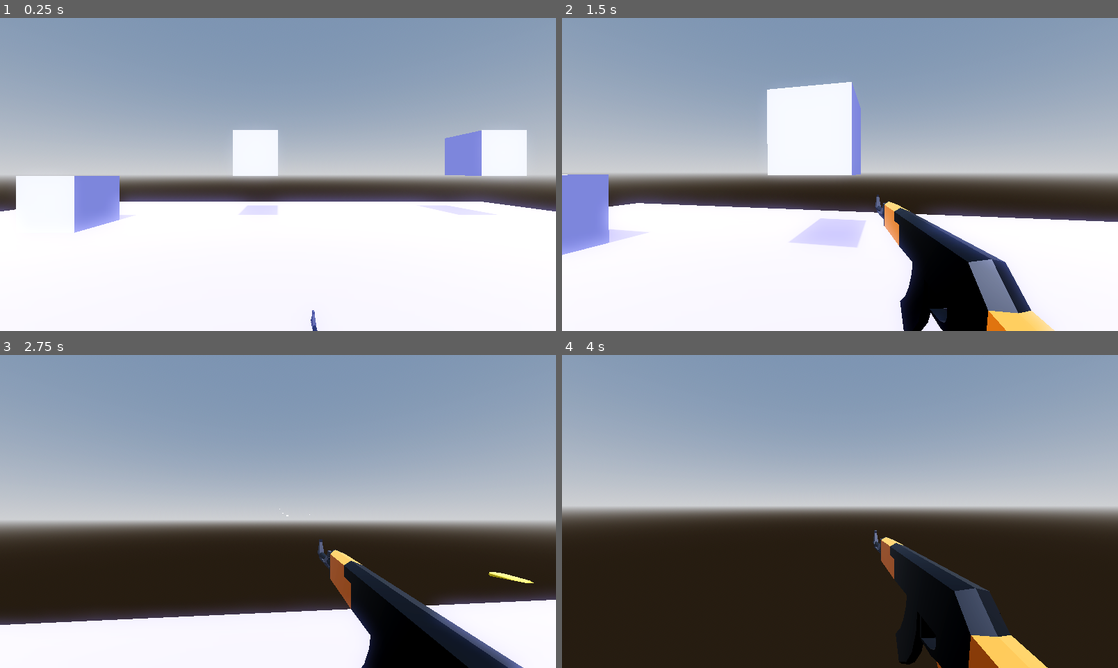
Above: before the commit, frames 1-4 (two rows, left to right).
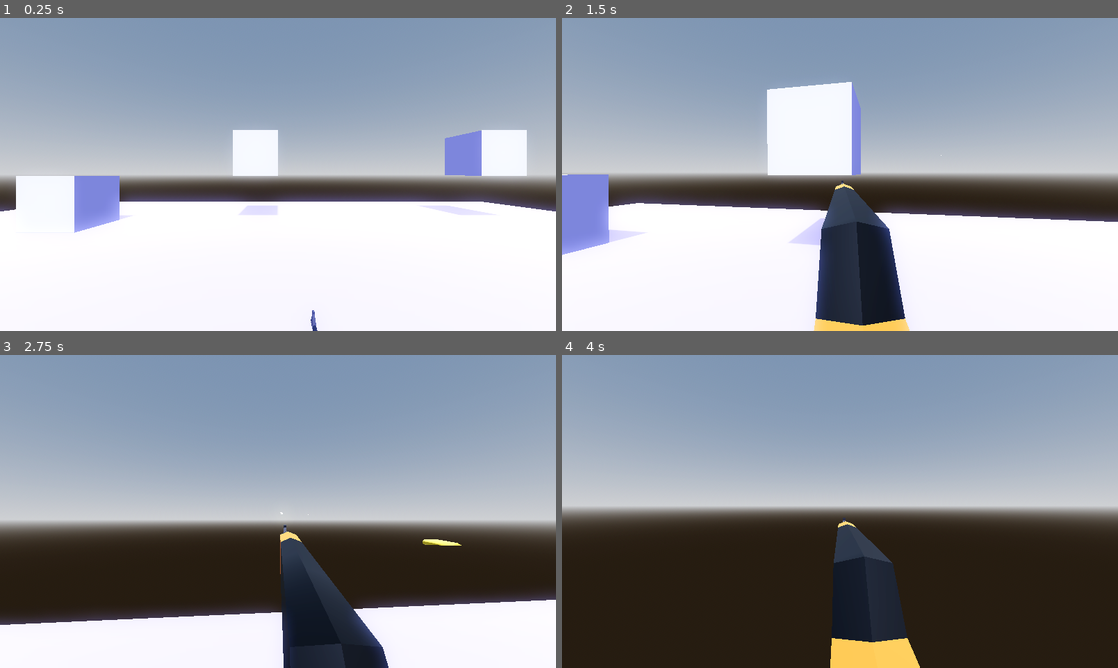
Above: after the commit, the same moments.

Repository: Dragon20C/Modular-Weapon-System-2
Game: Godot game, scene res://Data/Scenes/main.tscn
Same seed, same stepped clock (60 frames per second), same inputs: the game is played once before the commit and once after it.
Inputs (mouse positions are in pixels of both pictures, inside the frame that each line leads up to):
- Up to frame 1 (0.25 s): no input
- Up to frame 2 (1.5 s): tap Enter (ui_accept) at 0.5, 0.77 s; move the mouse to (867, 174) at 0.52 s; press the mouse at (867, 174) at 0.53 s; hold W (forward) from 0.53 s (still down); right-click (867, 174) at 0.8 s; move the mouse to (812, 174) at 1.27 s; release the mouse at (812, 174) at 1.28 s; right-click (812, 174) at 1.35 s
- Up to frame 3 (2.75 s): keep holding W (forward); tap Enter (ui_accept) at 1.52 s; click (250, 511) at 1.55 s; move the mouse to (289, 505) at 2.02 s; press the mouse at (289, 505) at 2.03 s; right-click (289, 505) at 2.3 s
- Up to frame 4 (4 s): keep holding W (forward); move the mouse to (834, 517) at 2.77 s; release the mouse at (834, 517) at 2.78 s; tap R (r_key) at 2.85 s; tap Enter (ui_accept) at 3.02, 3.77 s; click (834, 517) at 3.05 s; move the mouse to (878, 514) at 3.52 s; hold Mouse wheel down (scroll_down) from 3.53 s (still down); right-click (878, 514) at 3.8 s

The runs differ from the first frame. In frame 2, 12% of the frame differs, in the area x 45-89%, y 43-100%; in frame 3, 10%; in frame 4, 9.6%.

Commit message:
Added ads to the player and also refactored the head and view bobbing code to make it less repetitive.

Diff:
--- a/Data/Assets/Weapon models/ak_47.tscn
+++ b/Data/Assets/Weapon models/ak_47.tscn
@@ -144,7 +144,7 @@
 "times": PackedFloat32Array(0, 0.4),
 "transitions": PackedFloat32Array(1, 1),
 "update": 0,
-"values": [Vector3(0, 0, -0.1), Vector3(0, 0, 0)]
+"values": [Vector3(0, 0, -0.05), Vector3(0, 0, 0)]
 }
 tracks/1/type = "value"
 tracks/1/imported = false
@@ -168,7 +168,7 @@
 "times": PackedFloat32Array(0, 0.4),
 "transitions": PackedFloat32Array(1, 1),
 "update": 0,
-"values": [Vector3(0, 0, -0.1), Vector3(0, 0, 0)]
+"values": [Vector3(0, 0, -0.05), Vector3(0, 0, 0)]
 }
 tracks/3/type = "value"
 tracks/3/imported = false
@@ -207,6 +207,69 @@
 "args": [],
 "method": &"restart"
 }]
+}
+
+[sub_resource type="Animation" id="Animation_jh3hh"]
+length = 0.001
+tracks/0/type = "value"
+tracks/0/imported = false
+tracks/0/enabled = true
+tracks/0/path = NodePath("AK_47:position")
+tracks/0/interp = 1
+tracks/0/loop_wrap = true
+tracks/0/keys = {
+"times": PackedFloat32Array(0),
+"transitions": PackedFloat32Array(1),
+"update": 0,
+"values": [Vector3(0, 0, 0)]
+}
+tracks/1/type = "value"
+tracks/1/imported = false
+tracks/1/enabled = true
+tracks/1/path = NodePath("AK_47:rotation")
+tracks/1/interp = 1
+tracks/1/loop_wrap = true
+tracks/1/keys = {
+"times": PackedFloat32Array(0),
+"transitions": PackedFloat32Array(1),
+"update": 0,
+"values": [Vector3(0, 0, 0)]
+}
+tracks/2/type = "value"
+tracks/2/imported = false
+tracks/2/enabled = true
+tracks/2/path = NodePath("AK_Mag:position")
+tracks/2/interp = 1
+tracks/2/loop_wrap = true
+tracks/2/keys = {
+"times": PackedFloat32Array(0),
+"transitions": PackedFloat32Array(1),
+"update": 0,
+"values": [Vector3(0, 0, 0)]
+}
+tracks/3/type = "value"
+tracks/3/imported = false
+tracks/3/enabled = true
+tracks/3/path = NodePath("AK_Mag:rotation")
+tracks/3/interp = 1
+tracks/3/loop_wrap = true
+tracks/3/keys = {
+"times": PackedFloat32Array(0),
+"transitions": PackedFloat32Array(1),
+"update": 0,
+"values": [Vector3(0, 0, 0)]
+}
+tracks/4/type = "value"
+tracks/4/imported = false
+tracks/4/enabled = true
+tracks/4/path = NodePath("AK_47/BulletEjection:emitting")
+tracks/4/interp = 1
+tracks/4/loop_wrap = true
+tracks/4/keys = {
+"times": PackedFloat32Array(0),
+"transitions": PackedFloat32Array(1),
+"update": 1,
+"values": [true]
 }
 
 [sub_resource type="Animation" id="Animation_1uo81"]
@@ -260,69 +323,6 @@
 "values": [Vector3(0, 0, 0), Vector3(0, 0, 0), Vector3(0, 0, 0.523599), Vector3(0, 0, 0), Vector3(0, 0, 0)]
 }
 
-[sub_resource type="Animation" id="Animation_jh3hh"]
-length = 0.001
-tracks/0/type = "value"
-tracks/0/imported = false
-tracks/0/enabled = true
-tracks/0/path = NodePath("AK_47:position")
-tracks/0/interp = 1
-tracks/0/loop_wrap = true
-tracks/0/keys = {
-"times": PackedFloat32Array(0),
-"transitions": PackedFloat32Array(1),
-"update": 0,
-"values": [Vector3(0, 0, 0)]
-}
-tracks/1/type = "value"
-tracks/1/imported = false
-tracks/1/enabled = true
-tracks/1/path = NodePath("AK_47:rotation")
-tracks/1/interp = 1
-tracks/1/loop_wrap = true
-tracks/1/keys = {
-"times": PackedFloat32Array(0),
-"transitions": PackedFloat32Array(1),
-"update": 0,
-"values": [Vector3(0, 0, 0)]
-}
-tracks/2/type = "value"
-tracks/2/imported = false
-tracks/2/enabled = true
-tracks/2/path = NodePath("AK_Mag:position")
-tracks/2/interp = 1
-tracks/2/loop_wrap = true
-tracks/2/keys = {
-"times": PackedFloat32Array(0),
-"transitions": PackedFloat32Array(1),
-"update": 0,
-"values": [Vector3(0, 0, 0)]
-}
-tracks/3/type = "value"
-tracks/3/imported = false
-tracks/3/enabled = true
-tracks/3/path = NodePath("AK_Mag:rotation")
-tracks/3/interp = 1
-tracks/3/loop_wrap = true
-tracks/3/keys = {
-"times": PackedFloat32Array(0),
-"transitions": PackedFloat32Array(1),
-"update": 0,
-"values": [Vector3(0, 0, 0)]
-}
-tracks/4/type = "value"
-tracks/4/imported = false
-tracks/4/enabled = true
-tracks/4/path = NodePath("AK_47/BulletEjection:emitting")
-tracks/4/interp = 1
-tracks/4/loop_wrap = true
-tracks/4/keys = {
-"times": PackedFloat32Array(0),
-"transitions": PackedFloat32Array(1),
-"update": 1,
-"values": [true]
-}
-
 [sub_resource type="AnimationLibrary" id="AnimationLibrary_mq7yw"]
 _data = {
 "Fire": SubResource("Animation_aan6x"),
@@ -338,7 +338,7 @@
 skeleton = NodePath("")
 
 [node name="Ray" type="RayCast3D" parent="AK_47"]
-transform = Transform3D(-1, 0, -8.74228e-08, 0, 1, 0, 8.74228e-08, 0, -1, -0.0608884, -0.0265518, 0.490185)
+transform = Transform3D(-1, 0, -8.74228e-08, 0, 1, 0, 8.74228e-08, 0, -1, 0.00114369, -0.00558143, 0.500786)
 target_position = Vector3(0, 0, 0.1)
 
 [node name="BulletEjection" parent="AK_47" instance=ExtResource("1_yp1pk")]
--- a/Data/Modular Item System 2/Unique Interfaces/RifleInterface.gd
+++ b/Data/Modular Item System 2/Unique Interfaces/RifleInterface.gd
@@ -6,6 +6,9 @@
 var Fire_Rate : float
 var Current_Magazine : int
 
+enum ADS_States {Into,Out,ADS,Idle}
+var ADS_State = ADS_States.Idle
+var Aiming : bool = false
 
 func _init(_Data : BaseItem, _Manager : Item_Manager):
 	Data = _Data
@@ -45,6 +48,31 @@
 func Action_3():
 	if Busy: return
 
+	if Input.is_action_pressed("right_click"):
+		Aiming = true
+	else:
+		Aiming = false
+
+	match  ADS_State:
+		ADS_States.Into:
+			Manager.View_Animator.play("Aim")
+			await Manager.View_Animator.animation_finished
+			ADS_State = ADS_States.ADS
+		ADS_States.Out:
+			Manager.View_Animator.play_backwards("Aim")
+			await Manager.View_Animator.animation_finished
+			ADS_State = ADS_States.Idle
+		ADS_States.ADS:
+			if !Aiming:
+				ADS_State = ADS_States.Out
+		ADS_States.Idle:
+			if Aiming:
+				ADS_State = ADS_States.Into
+
+
+
+
+
 func Action_4():
 	if Busy: return
 
@@ -57,7 +85,6 @@
 		Animator.seek(0)
 		Animator.play("Fire")
 		print(Current_Magazine)
-		#raycaster.force_raycast_update()
 
 func PlayFireSound():
 	if AudioPlayer.stream != Data.Audio["Fire"]:
--- a/Data/Scenes/player.tscn
+++ b/Data/Scenes/player.tscn
@@ -11,13 +11,29 @@
 
 [sub_resource type="CapsuleMesh" id="CapsuleMesh_0b3bm"]
 
+[sub_resource type="Animation" id="Animation_wvrxy"]
+resource_name = "Aim"
+length = 0.5
+tracks/0/type = "value"
+tracks/0/imported = false
+tracks/0/enabled = true
+tracks/0/path = NodePath("Offset/ViewBob/View:position")
+tracks/0/interp = 2
+tracks/0/loop_wrap = true
+tracks/0/keys = {
+"times": PackedFloat32Array(0, 0.5),
+"transitions": PackedFloat32Array(1, 1),
+"update": 0,
+"values": [Vector3(0, 0, 0), Vector3(-0.12, 0.05, 0.085)]
+}
+
 [sub_resource type="Animation" id="Animation_s44nk"]
 resource_name = "Equip"
 length = 0.8
 tracks/0/type = "value"
 tracks/0/imported = false
 tracks/0/enabled = true
-tracks/0/path = NodePath("Offset/View:position")
+tracks/0/path = NodePath("Offset/ViewBob/View:position")
 tracks/0/interp = 2
 tracks/0/loop_wrap = true
 tracks/0/keys = {
@@ -29,7 +45,7 @@
 tracks/1/type = "value"
 tracks/1/imported = false
 tracks/1/enabled = true
-tracks/1/path = NodePath("Offset/View:rotation")
+tracks/1/path = NodePath("Offset/ViewBob/View:rotation")
 tracks/1/interp = 2
 tracks/1/loop_wrap = true
 tracks/1/keys = {
@@ -44,7 +60,7 @@
 tracks/0/type = "value"
 tracks/0/imported = false
 tracks/0/enabled = true
-tracks/0/path = NodePath("Offset/View:position")
+tracks/0/path = NodePath("Offset/ViewBob/View:position")
 tracks/0/interp = 1
 tracks/0/loop_wrap = true
 tracks/0/keys = {
@@ -56,7 +72,7 @@
 tracks/1/type = "value"
 tracks/1/imported = false
 tracks/1/enabled = true
-tracks/1/path = NodePath("Offset/View:rotation")
+tracks/1/path = NodePath("Offset/ViewBob/View:rotation")
 tracks/1/interp = 1
 tracks/1/loop_wrap = true
 tracks/1/keys = {
@@ -72,7 +88,7 @@
 tracks/0/type = "value"
 tracks/0/imported = false
 tracks/0/enabled = true
-tracks/0/path = NodePath("Offset/View:position")
+tracks/0/path = NodePath("Offset/ViewBob/View:position")
 tracks/0/interp = 2
 tracks/0/loop_wrap = true
 tracks/0/keys = {
@@ -84,7 +100,7 @@
 tracks/1/type = "value"
 tracks/1/imported = false
 tracks/1/enabled = true
-tracks/1/path = NodePath("Offset/View:rotation")
+tracks/1/path = NodePath("Offset/ViewBob/View:rotation")
 tracks/1/interp = 2
 tracks/1/loop_wrap = true
 tracks/1/keys = {
@@ -94,11 +110,29 @@
 "values": [Vector3(0, 0, 0), Vector3(0, 0, 0)]
 }
 
+[sub_resource type="Animation" id="Animation_tng1q"]
+resource_name = "aimed"
+length = 0.1
+tracks/0/type = "value"
+tracks/0/imported = false
+tracks/0/enabled = true
+tracks/0/path = NodePath("Offset/ViewBob/View:position")
+tracks/0/interp = 2
+tracks/0/loop_wrap = true
+tracks/0/keys = {
+"times": PackedFloat32Array(0, 0.1),
+"transitions": PackedFloat32Array(1, 1),
+"update": 0,
+"values": [Vector3(-0.12, 0.05, 0.085), Vector3(-0.12, 0.05, 0.085)]
+}
+
 [sub_resource type="AnimationLibrary" id="AnimationLibrary_no8is"]
 _data = {
+"Aim": SubResource("Animation_wvrxy"),
 "Equip": SubResource("Animation_s44nk"),
 "RESET": SubResource("Animation_vbyl2"),
-"Unequip": SubResource("Animation_fduds")
+"Unequip": SubResource("Animation_fduds"),
+"aimed": SubResource("Animation_tng1q")
 }
 
 [sub_resource type="CapsuleShape3D" id="CapsuleShape3D_vkl1l"]
@@ -119,11 +153,14 @@
 [node name="CameraSocket" type="Node3D" parent="Head"]
 
 [node name="Camera3D" type="Camera3D" parent="Head/CameraSocket"]
+near = 0.001
 
 [node name="Offset" type="Node3D" parent="Head/CameraSocket/Camera3D"]
 transform = Transform3D(1, 0, 0, 0, 1, 0, 0, 0, 1, 0.12, -0.1, -0.2)
 
-[node name="View" type="Node3D" parent="Head/CameraSocket/Camera3D/Offset"]
+[node name="ViewBob" type="Node3D" parent="Head/CameraSocket/Camera3D/Offset"]
+
+[node name="View" type="Node3D" parent="Head/CameraSocket/Camera3D/Offset/ViewBob"]
 
 [node name="Animator" type="AnimationPlayer" parent="Head/CameraSocket/Camera3D"]
 libraries = {
@@ -150,13 +187,13 @@
 Player = NodePath("..")
 feet_audio_player = NodePath("../FeetAudioEmitter")
 footstep_sounds = Array[AudioStreamWAV]([ExtResource("3_blg80"), ExtResource("4_axn5d"), ExtResource("5_x37x2")])
-ViewModel = NodePath("../Head/CameraSocket/Camera3D/Offset/View")
+ViewModel = NodePath("../Head/CameraSocket/Camera3D/Offset/ViewBob")
 
 [node name="FeetAudioEmitter" type="AudioStreamPlayer3D" parent="."]
 
 [node name="WeaponManager" type="Node" parent="." node_paths=PackedStringArray("View_Node", "View_Animator", "Audio_Emitter", "Raycaster", "Weapon_Timer")]
 script = ExtResource("2_de6ly")
-View_Node = NodePath("../Head/CameraSocket/Camera3D/Offset/View")
+View_Node = NodePath("../Head/CameraSocket/Camera3D/Offset/ViewBob/View")
 View_Animator = NodePath("../Head/CameraSocket/Camera3D/Animator")
 Audio_Emitter = NodePath("../Head/CameraSocket/Camera3D/WeaponAudioPlayer")
 Item_Data = {
--- a/Data/Scripts/Motion.gd
+++ b/Data/Scripts/Motion.gd
@@ -19,9 +19,7 @@
 @export var footstep_sounds : Array[AudioStreamWAV]
 
 @export_group("View bobbing")
-@export var enable_viewbobbing : bool = true
 @export var ViewModel : Node3D
-var view_time : float = 0.0
 var effect_speed : float = 1.2
 var effect_vertical : float = 0.02
 var effect_hoizontal : float = 0.01
@@ -32,27 +30,21 @@
 
 	if enable_headbob:
 		if Player.velocity.length() > 0 and Player.is_on_floor():
-			time += delta * Player.velocity.length() * float(Player.is_on_floor())
+			time += delta * Player.velocity.length()
 			Camera.transform.origin = Camera.transform.origin.lerp(Motion(),15 * delta)
-			#Camera.transform.origin = Motion()
+			ViewModel.transform.origin = ViewModel.transform.origin.lerp(ViewMotion(),15 * delta)
 			if enable_stab:
 				Camera.look_at(Marker.global_position)
 		else:
 			RestartPosition(delta)
 
-	if enable_viewbobbing:
-		if Player.velocity.length() > 0 and Player.is_on_floor():
-			view_time += delta * Player.velocity.length() * float(Player.is_on_floor())
-			var y_axis = -abs(sin(view_time * effect_speed) * effect_vertical)
-			var x_axis = cos(view_time * effect_speed / 2) * effect_hoizontal
-			var vec = Vector3(x_axis,y_axis,0)
-			ViewModel.transform.origin = ViewModel.transform.origin.lerp(vec,15 * delta)
-			#ViewModel.transform.origin.y = y_axis
-			#ViewModel.transform.origin.x = x_axis
-		else:
-			RestartView(delta)
 
+func ViewMotion() -> Vector3:
+	var Pos = Vector3.ZERO
+	Pos.y = -abs(sin(time * effect_speed) * effect_vertical)
+	Pos.x = cos(time * effect_speed / 2) * effect_hoizontal
 
+	return Pos
 
 func Motion() -> Vector3:
 	var Pos = Vector3.ZERO
@@ -66,12 +58,12 @@
 func RestartPosition(delta):
 	if Camera.transform.origin == Vector3.ZERO: return
 	Camera.transform.origin = Camera.transform.origin.lerp(Vector3.ZERO,10 * delta)
+
+	if ViewModel.transform.origin == Vector3.ZERO: return
+	ViewModel.transform.origin = ViewModel.transform.origin.lerp(Vector3.ZERO,10 * delta)
+
 	time = 0.0
 
-func RestartView(delta):
-	if ViewModel.transform.origin == Vector3.ZERO: return
-	ViewModel.transform.origin = ViewModel.transform.origin.lerp(Vector3.ZERO,10 * delta)
-	view_time = 0.0
 
 func CanPlayFootStep(y_value : float):
 	if y_value < 0 and !stepped:
--- a/project.godot
+++ b/project.godot
@@ -73,3 +73,8 @@
 "events": [Object(InputEventKey,"resource_local_to_scene":false,"resource_name":"","device":-1,"window_id":0,"alt_pressed":false,"shift_pressed":false,"ctrl_pressed":false,"meta_pressed":false,"pressed":false,"keycode":0,"physical_keycode":82,"key_label":0,"unicode":114,"echo":false,"script":null)
 ]
 }
+right_click={
+"deadzone": 0.5,
+"events": [Object(InputEventMouseButton,"resource_local_to_scene":false,"resource_name":"","device":-1,"window_id":0,"alt_pressed":false,"shift_pressed":false,"ctrl_pressed":false,"meta_pressed":false,"button_mask":0,"position":Vector2(0, 0),"global_position":Vector2(0, 0),"factor":1.0,"button_index":2,"canceled":false,"pressed":false,"double_click":false,"script":null)
+]
+}
Not shown: 1 places in Data/Scenes/player.tscn that only renumber resources
